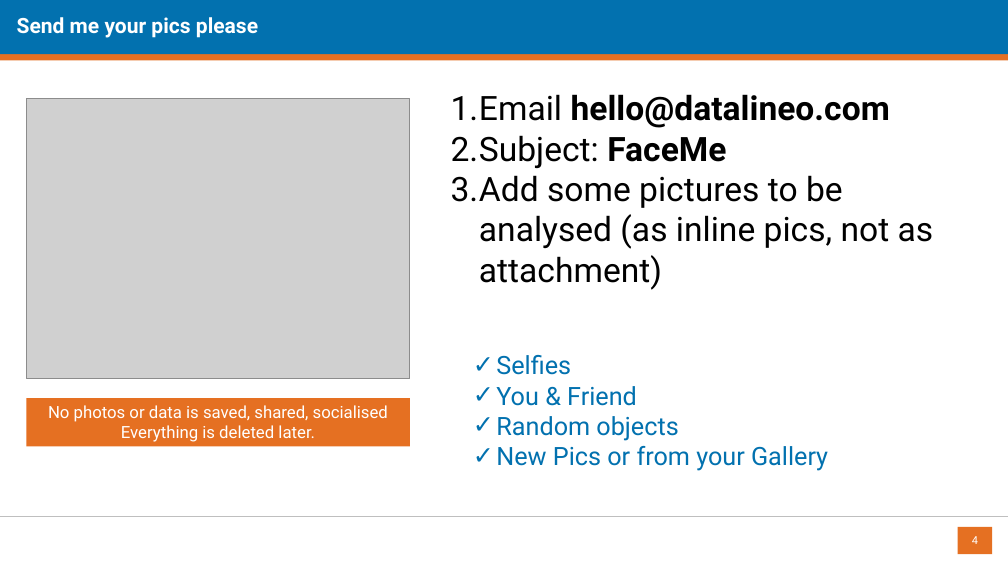
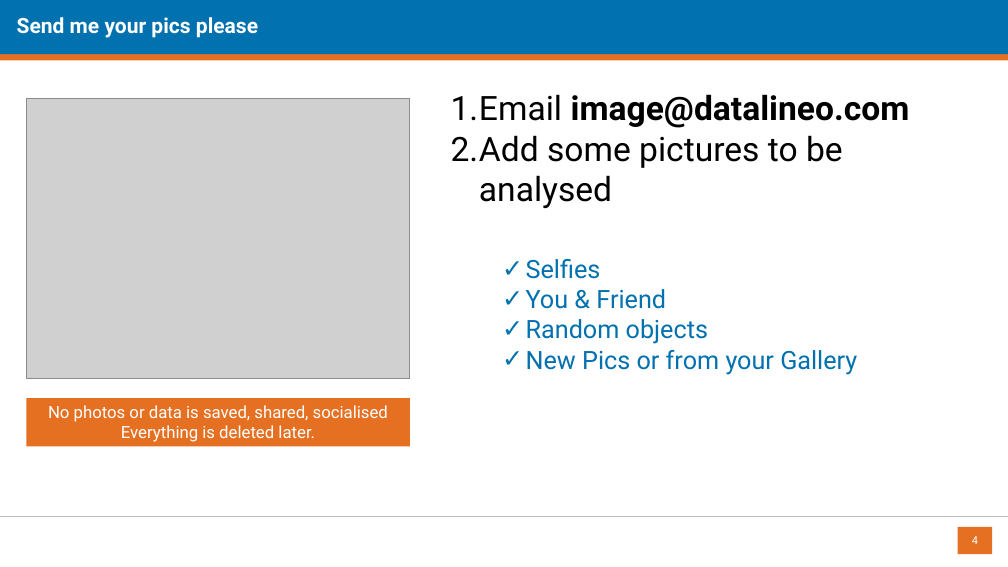
Before and after one commit to datalineo/sessions, a slide deck: slide 4 of Power Automate Image Analytics/Power Automate Image Analytics.pptx. Drawn at 1008x567 pixels with LibreOffice and Linux fonts; fonts in the diff are those of the drawing; grey boxes stand for pictures; background and template pictures are left out. Boxes give left, top, right and bottom in pixels: in the first picture for what was removed or moved away, otherwise in the second. Text is boxed around its words. In the diff, an @@ line names an element or a change of style, - is before the commit and + after.

```diff
--- a/Power Automate Image Analytics/Power Automate Image Analytics.pptx
+++ b/Power Automate Image Analytics/Power Automate Image Analytics.pptx
@@ text at (451,94,910,208): text changed @@
-1. Email hello@datalineo.com
-2. Subject: FaceMe
-3. Add some pictures to be analysed (as inline pics, not as attachment)
+1. Email image@datalineo.com
+2. Add some pictures to be analysed
@@ text "Selfies": place and size @@
-text "Selfies" at (496,355,828,471)
+text "Selfies" at (526,259,857,375)
```
Also in this commit, not shown: 2 other slides changed, 3 other files.
